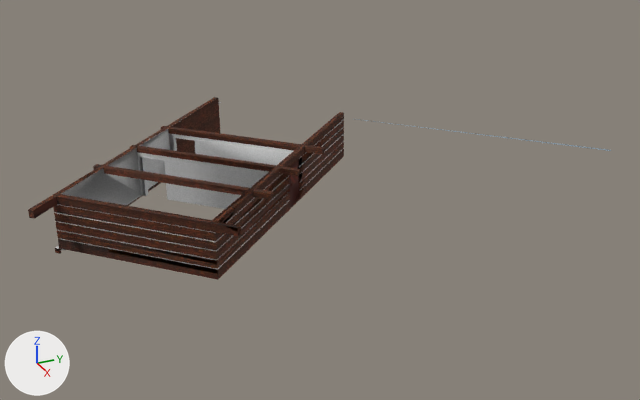
Renders of the COLLADA model dae/steny_1_patro.dae from each side of a commit.
Rendered twice from a 50 mm camera at (48.9, 2.9, 19.2) aimed at (21.6, 15.2, 5.5). The lights are fixed; the arrows at lower left show +X, +Y and +Z. Where no turn or scale is listed for an object, it has been applied to the vertices. Vertices at the same position are counted once.

In view in the first picture: 'SketchUp'.
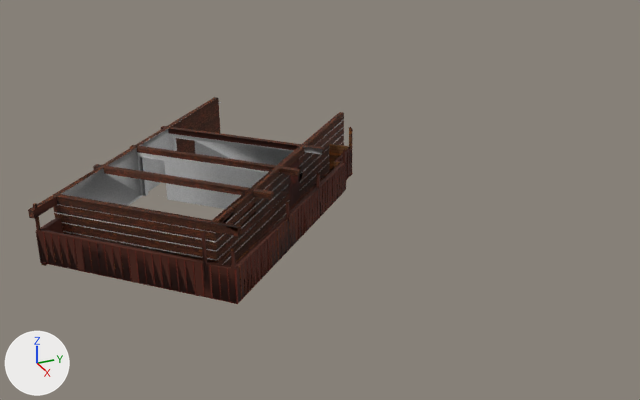
What changed in the scene script:
```text
Add img_wood_fence_2_jpg:
    img_wood_fence_2_jpg = load_image('__Wood_Fence_2.jpg', 'steny_1_patro/__Wood_Fence_2.jpg', 584, 596, 'sRGB')
Add img_modern_siding_jpg:
    img_modern_siding_jpg = load_image('Modern_Siding.jpg', 'steny_1_patro/Modern_Siding.jpg', 230, 230, 'sRGB')
Add img_modern_siding_0_jpg:
    img_modern_siding_0_jpg = load_image('Modern_Siding_0.jpg', 'steny_1_patro/Modern_Siding_0.jpg', 230, 230, 'sRGB')
Add mat_wood_fence_2:
    mat_wood_fence_2 = principled_material('__Wood_Fence_2')
    mat_wood_fence_2.texture = img_wood_fence_2_jpg
    mat_wood_fence_2.roughness = 0.9
Add mat_modern_siding:
    mat_modern_siding = principled_material('Modern_Siding')
    mat_modern_siding.texture = img_modern_siding_jpg
    mat_modern_siding.roughness = 0.9
Add mat_modern_siding_0:
    mat_modern_siding_0 = principled_material('Modern_Siding_0')
    mat_modern_siding_0.texture = img_modern_siding_0_jpg
    mat_modern_siding_0.roughness = 0.9
Change me_sketchup:
    used by ob_sketchup; location = (0.0, 0.0, 0.0)
    remove me_sketchup.from_pydata(...)  # 846 vertices, 1745 faces; spans x 13.9..26.7, y 4.8..24.8, z 5.5..7.6
    add me_sketchup.from_pydata(...)  # 841 vertices, 1742 faces; spans x 13.9..26.7, y 4.8..17.6, z 5.5..7.6
    me_sketchup part 1: the loose piece of 5 vertices spanning x 18.7..25.9, y 17.9..24.8, z 7.4..7.5 is deleted
    me_sketchup part 2: 36 faces spanning x 14.3..22.0, y 5.7..15.1, z 5.5..7.6 switch from mat_wood_lumber_buttjoined (picture img_wood_lumber_buttjoined_jpg) to mat_cladding_stucco_white (picture img_cladding_stucco_white_jpg)
    me_sketchup part 3: 17 faces spanning x 17.1..21.7, y 10.5..14.5, z 5.8..7.6 switch from mat_wood_lumber_buttjoined (picture img_wood_lumber_buttjoined_jpg) to mat_wood_lumber_buttjoined_1 (brown #4b1b07)
Add me_balkon_2_1:
    me_balkon_2_1.from_pydata(...)  # 1012 vertices, 2251 faces; spans x 4.17..12.28, y -7.49..4.69, z 0.06..2.38
    # faces by material slot: [561, 1049, 250, 120, 259, 12]
    me_balkon_2_1.materials.append(mat_modern_siding)  # picture img_modern_siding_jpg
    me_balkon_2_1.materials.append(mat_wood_lumber_buttjoined_1)  # brown #4b1b07
    me_balkon_2_1.materials.append(mat_color_b08_1)  # brown #661900
    me_balkon_2_1.materials.append(mat_modern_siding_0)  # picture img_modern_siding_0_jpg
    me_balkon_2_1.materials.append(mat_wood_lumber_buttjoined)  # picture img_wood_lumber_buttjoined_jpg
    me_balkon_2_1.materials.append(mat_wood_fence_2)  # picture img_wood_fence_2_jpg
Add ob_balkon_2_1:
    ob_balkon_2_1 = bpy.data.objects.new('balkon_2_1', me_balkon_2_1)
    ob_balkon_2_1.location = (15.5, 12.44, 5.5)
```

What differs and where, as boxes (x1, y1, x2, y2) in the pictures (640 x 400 px):
'SketchUp', reshaped: before (28, 97, 611, 280); after (28, 97, 344, 266)
'balkon_2_1', added (brown): after (33, 127, 353, 304)
    faces in mat_wood_lumber_buttjoined_1 (brown #4b1b07): (33, 127, 353, 303)
    faces in mat_color_b08_1 (brown #661900): (40, 158, 353, 304)
    faces in mat_modern_siding (picture img_modern_siding_jpg): (34, 128, 352, 299)
    faces in mat_wood_lumber_buttjoined (picture img_wood_lumber_buttjoined_jpg): (257, 171, 346, 242)
part 1 of me_sketchup, deleted: before (357, 119, 611, 151)
part 2 of me_sketchup, recoloured: (127, 147, 322, 206) in both
part 3 of me_sketchup, recoloured (brown to black): (168, 128, 299, 150) in both
